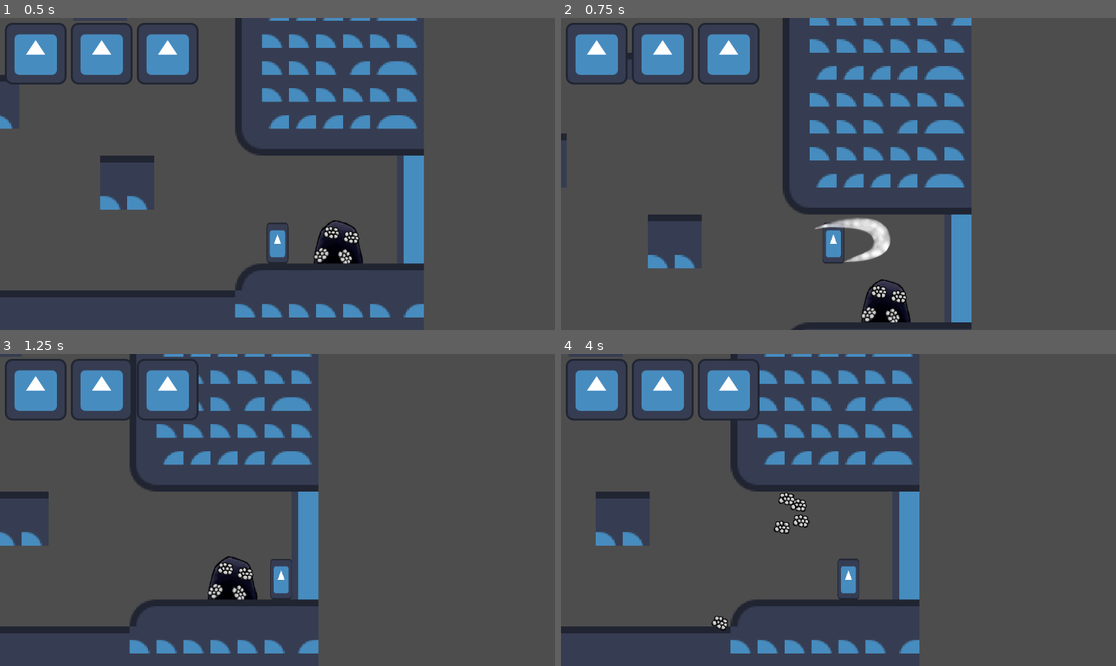
Above: before the commit, frames 1-4 (two rows, left to right).
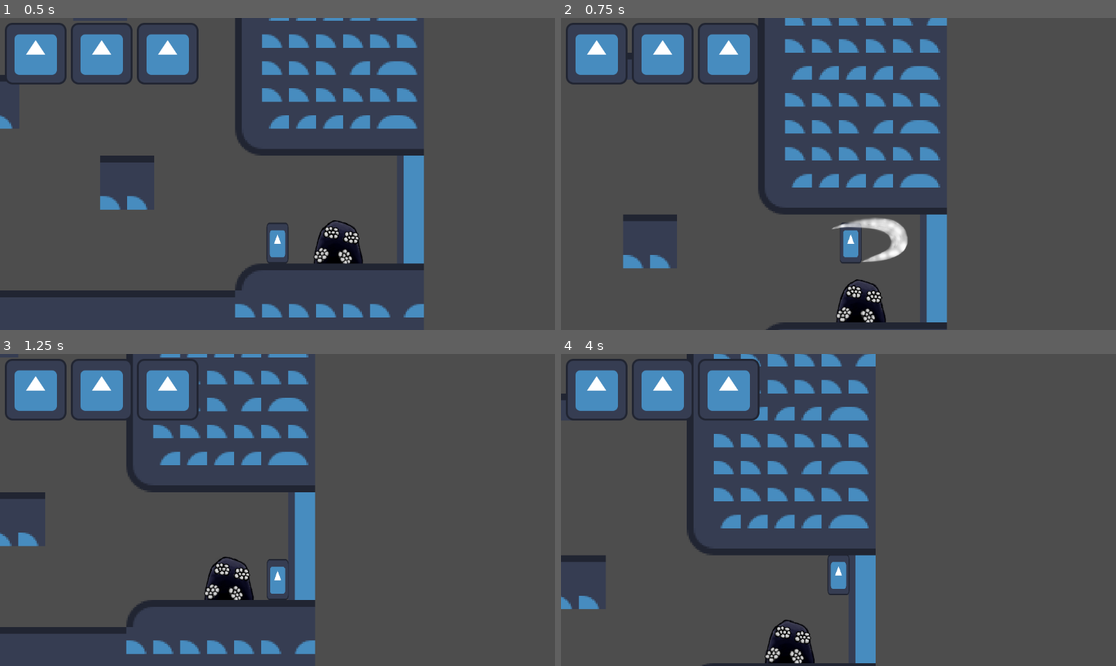
Above: after the commit, the same moments.

Repository: FanaticWorksGames/hollow-knight
Game: Godot game, scene res://assets/Scenes/main.tscn
The game is run twice, just before and just after one commit, with the same random seed, the same clock (stepped at 60 frames per second) and the same inputs. The engine's default icon, where the game draws it, is replaced by a stand-in: a white triangle on a blue panel in a dark square. Sound files missing from this copy of the repository are replaced by a short silence.
Inputs:
- Up to frame 1 (0.5 s): no input
- Up to frame 2 (0.75 s): tap Enter (ui_accept) at 0.5 s; hold Right (ui_right) from 0.53 s (still down); tap , (ui_attack) at 0.6 s
- Up to frame 3 (1.25 s): keep holding Right (ui_right); tap Enter (ui_accept) at 0.77 s
- Up to frame 4 (4 s): tap , (ui_attack) every 0.75 s from 1.35 to 3.6 s; tap Enter (ui_accept) at 1.52, 3.02, 3.77 s; release Right (ui_right) at 2.03 s; hold Left (ui_left) 2.03-2.78 s; hold Right (ui_right) from 2.78 s (still down)

Frame 1 is identical in both runs. In frame 2, 12% of the frame differs, in the area x 0-74%, y 0-100%; in frame 3, 4.3%; in frame 4, 17%, in the area x 0-65%, y 0-100%.

Commit message:
Adjust pogo attack, knockback, and damage area mask
Set the PlayerDamageArea collision_mask to 4 for the pogo attack scene. Make the downward (pogo) attack only trigger when the player is airborne (not on floor). Change knockback application to only set the vertical component (velocity.y) so horizontal velocity is preserved. Minor comment tweak and update project.godot: replace the [display] section with [audio] and add a default audio bus layout entry.

Co-Authored-By: Adrian Molina <47951680+AdrianMolinaFW@users.noreply.github.com>

Diff:
--- a/assets/GameObjects/Player/attack_pogo.tscn
+++ b/assets/GameObjects/Player/attack_pogo.tscn
@@ -23,6 +23,7 @@
 region_rect = Rect2(71, 256, 141, 188)
 
 [node name="PlayerDamageArea" parent="Sprite2D" unique_id=355654562 instance=ExtResource("2_hkjyj")]
+collision_mask = 4
 
 [node name="CollisionPolygon2D" type="CollisionPolygon2D" parent="Sprite2D/PlayerDamageArea" unique_id=1454351964]
 position = Vector2(20, -6.6666718)
--- a/assets/GameObjects/Player/player.gd
+++ b/assets/GameObjects/Player/player.gd
@@ -27,7 +27,7 @@
 	# Attack
 	if Input.is_action_just_pressed("ui_attack"):
 		# DOWN (POGO)
-		if Input.is_action_pressed("ui_down"):
+		if Input.is_action_pressed("ui_down") and not is_on_floor():
 			last_dir_attacked = Vector2.DOWN
 			add_child(ATTACK_POGO.instantiate(), true)
 
@@ -36,7 +36,7 @@
 			last_dir_attacked = Vector2.UP
 			add_child(ATTACK_UP.instantiate(), true)
 
-		# LEFT
+		# LEFTa
 		elif last_dir_looked < 0:
 			last_dir_attacked = Vector2.LEFT
 			add_child(ATTACK_LEFT.instantiate(), true)
@@ -71,7 +71,7 @@
 
 	# Apply knockback once
 	if knockback_force != Vector2.ZERO:
-		velocity = knockback_force
+		velocity.y = knockback_force.y
 		knockback_force = Vector2.ZERO
 
 	move_and_slide()
--- a/project.godot
+++ b/project.godot
@@ -15,9 +15,9 @@
 config/features=PackedStringArray("4.6", "Forward Plus")
 config/icon="res://assets/Sprites/icon.svg"
 
-[display]
+[audio]
 
-window/size/mode=2
+buses/default_bus_layout="uid://y0ykc2h1tsrv"
 
 [file_customization]
 
